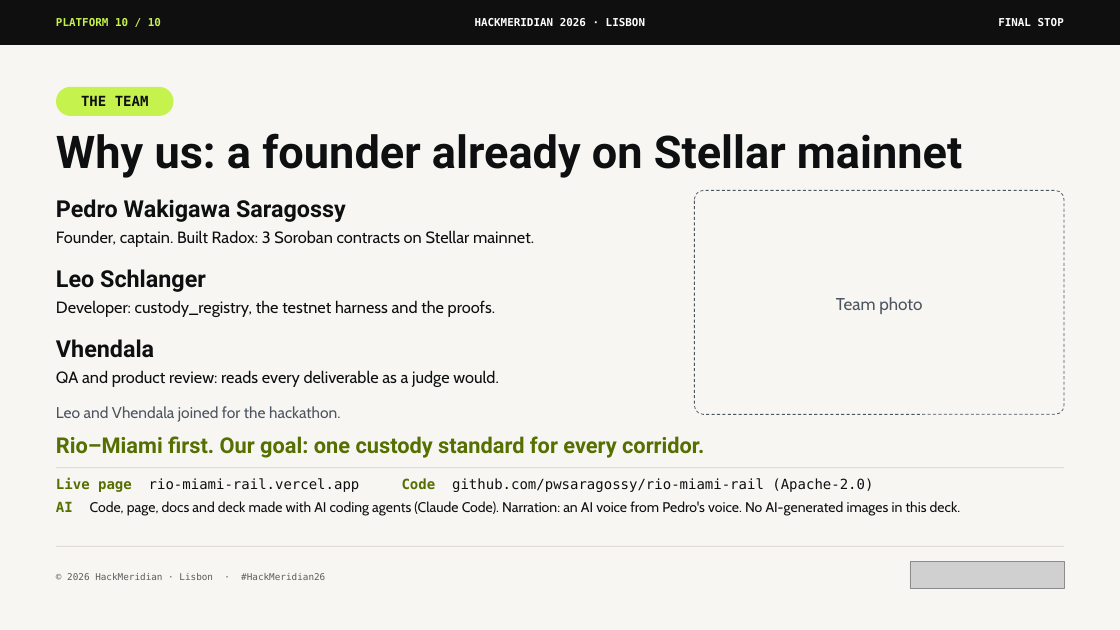
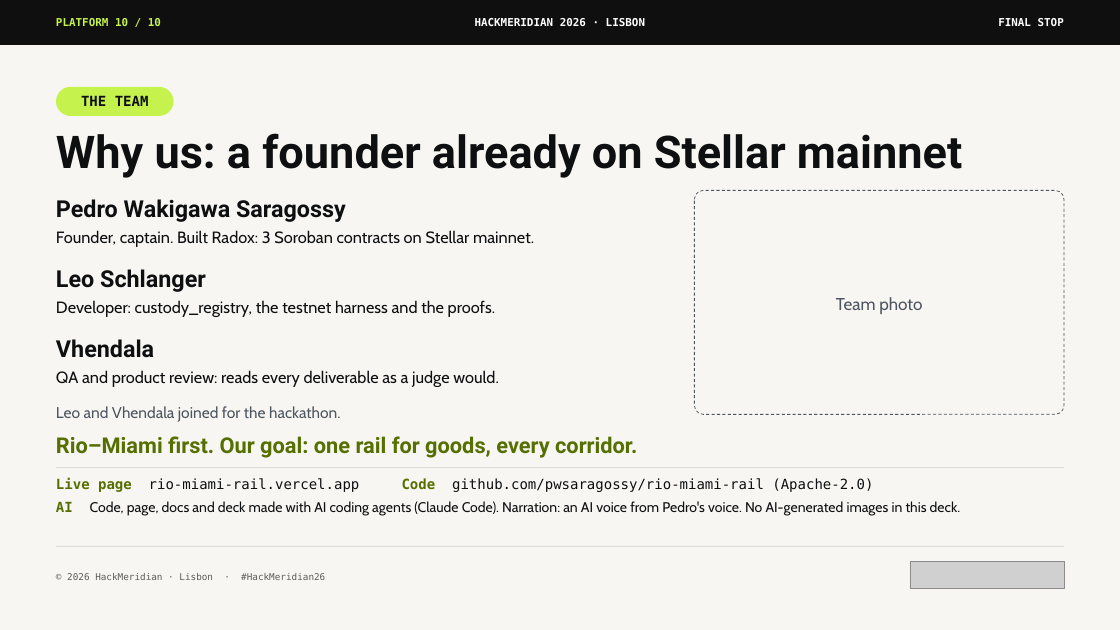
Before and after one commit to pwsaragossy/hackmeridian-cos, a slide deck: slide 10 of projects/hackmeridian-rail/deck/radox-custody-rail.pptx. Drawn at 1120x630 pixels with LibreOffice and Linux fonts; fonts in the diff are those of the drawing; grey boxes stand for pictures. Boxes give left, top, right and bottom in pixels: in the first picture for what was removed or moved away, otherwise in the second. Text is boxed around its words. In the diff, an @@ line names an element or a change of style, - is before the commit and + after.

Commit message:
update from hackmeridian-rail

```diff
--- a/projects/hackmeridian-rail/deck/radox-custody-rail.pptx
+++ b/projects/hackmeridian-rail/deck/radox-custody-rail.pptx
@@ text at [56, 436, 637, 458]: text changed @@
-Rio–Miami first. Our goal: one custody standard for every corridor.
+Rio–Miami first. Our goal: one rail for goods, every corridor.
```
Also in this commit, not shown: 8 other slides changed, 2 other files.
